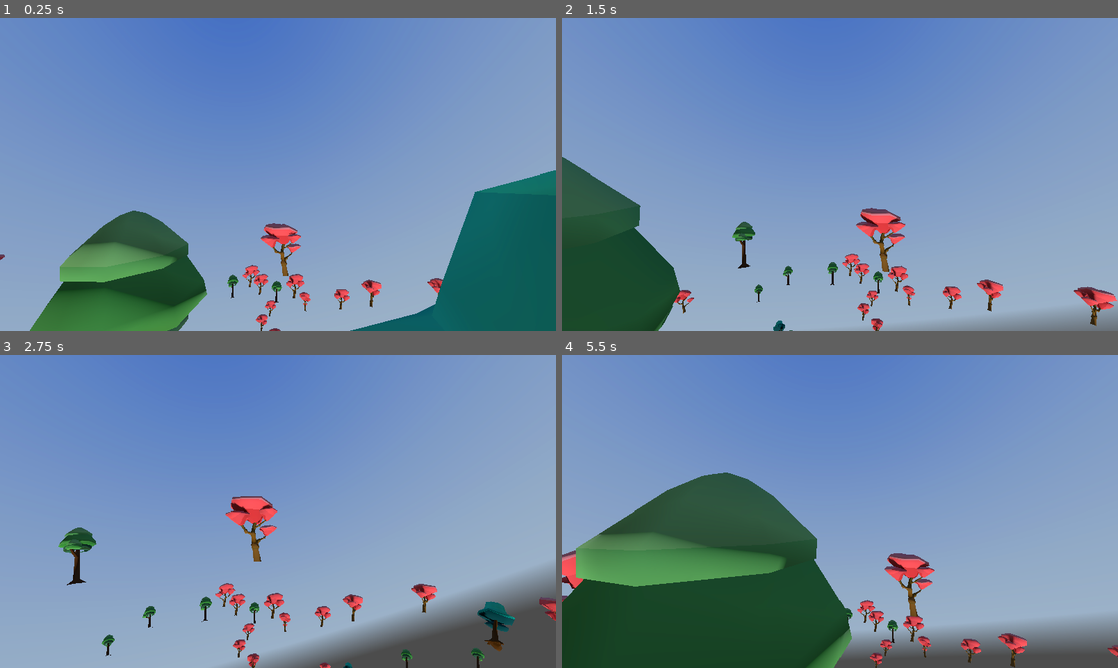
Above: before the commit, frames 1-4 (two rows, left to right).
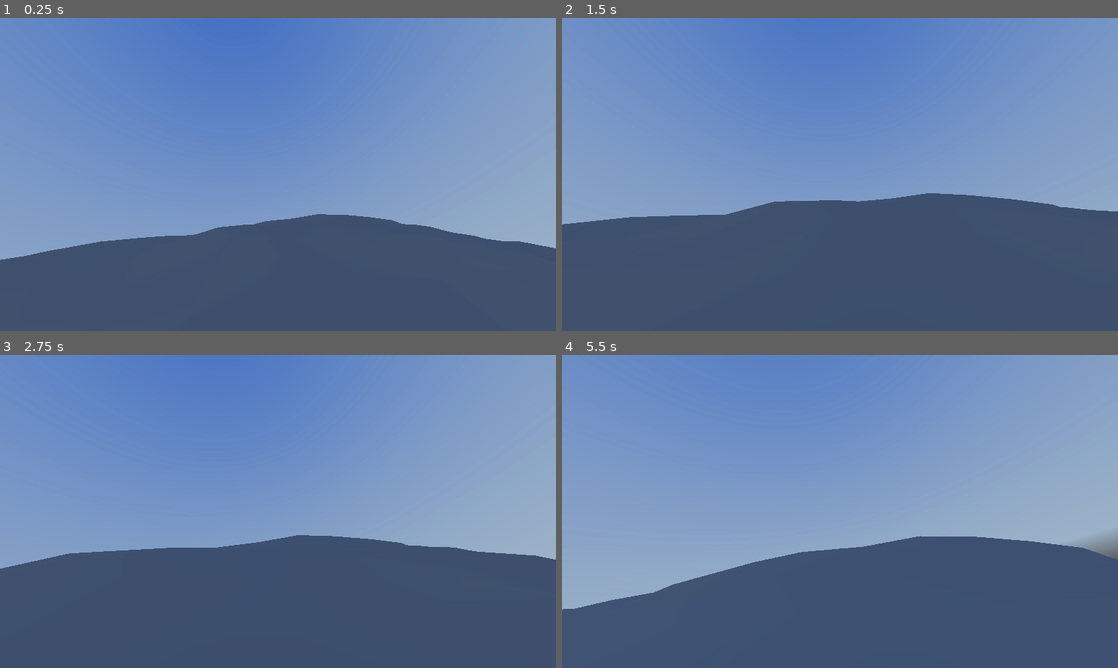
Above: after the commit, the same moments.

Repository: reeceBaker13/procedural_planet
Game: Godot game, scene res://scenes/world.tscn
The game is run twice, just before and just after one commit, with the same random seed, the same clock (stepped at 60 frames per second) and the same inputs. A sky picture missing from this copy of the repository is replaced by a grey-blue gradient.
Inputs (mouse positions are in pixels of both pictures, inside the frame that each line leads up to):
- Up to frame 1 (0.25 s): no input
- Up to frame 2 (1.5 s): tap Enter (ui_accept) at 0.5, 0.77 s; move the mouse to (867, 174) at 0.52 s; hold Shift (camera_sprint) 0.53-1.28 s; hold W (move_forward) from 0.53 s (still down); move the mouse to (812, 174) at 1.27 s; tap Q at 1.35 s
- Up to frame 3 (2.75 s): keep holding W (move_forward); tap Enter (ui_accept) at 1.52 s; move the mouse to (289, 505) at 2.02 s; tap E at 2.1 s
- Up to frame 4 (5.5 s): keep holding W (move_forward); move the mouse to (834, 517) at 2.77 s; tap Shift (camera_sprint) at 2.85 s; tap Enter (ui_accept) at 3.02, 3.77, 4.52 s; move the mouse to (878, 514) at 3.52 s; tap Q at 3.6 s; move the mouse to (795, 508) at 4.27 s; tap E at 4.35 s; move the mouse to (845, 511) at 5.02 s; hold Shift (camera_sprint) from 5.03 s (still down)

The runs differ from the first frame. In frame 1, 35% of the frame differs, in the area x 0-100%, y 48-100%; in frame 2, 42%; in frame 3, 39%; in frame 4, 46%, in the area x 0-100%, y 37-100%.

Commit message:
Changes to be committed: 	modified:   scripts/NoiseGenerator.gd

Diff:
--- a/scripts/NoiseGenerator.gd
+++ b/scripts/NoiseGenerator.gd
@@ -4,10 +4,6 @@
 var noise: FastNoiseLite
 
 func _init(planet_seed: int, frequency: float, radius: float):
-    if not settings:
-        push_error("NoiseGenerator: Missing planet settings.")
-        return
-
     noise = FastNoiseLite.new()
 
     noise.seed = planet_seed
